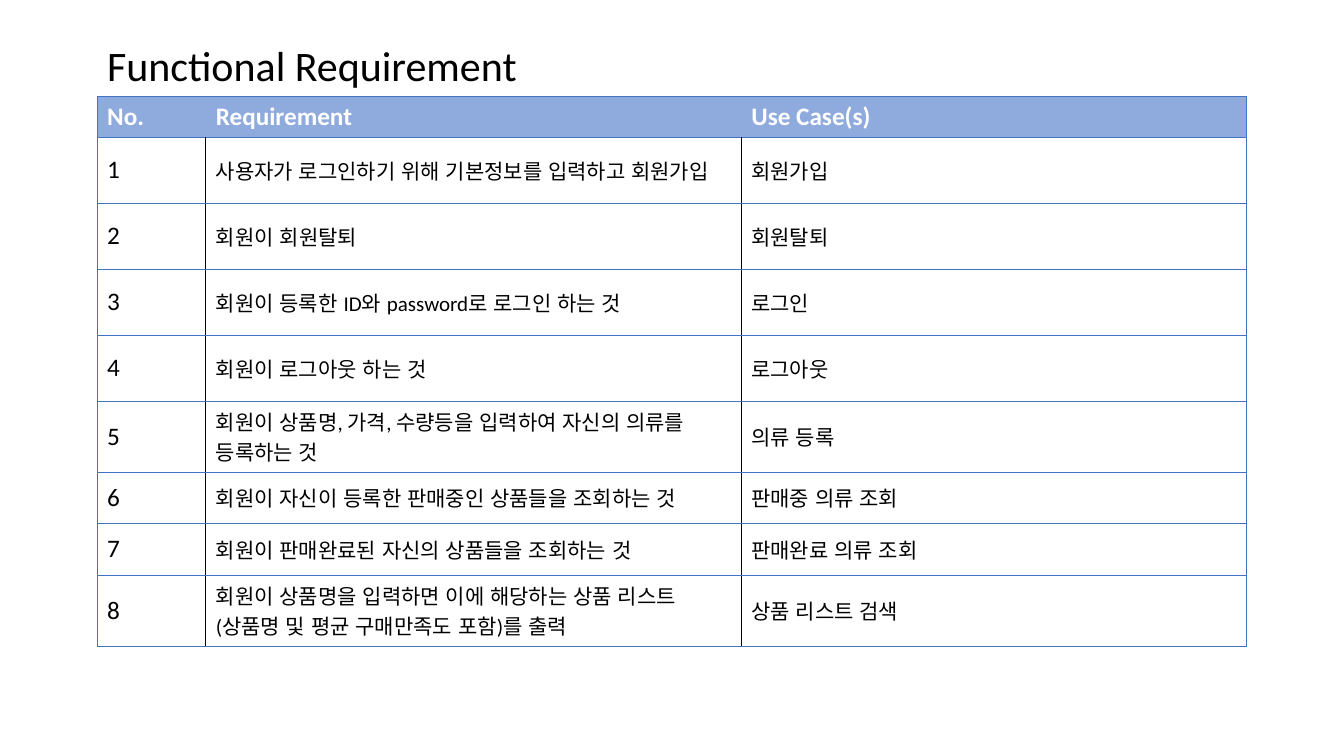
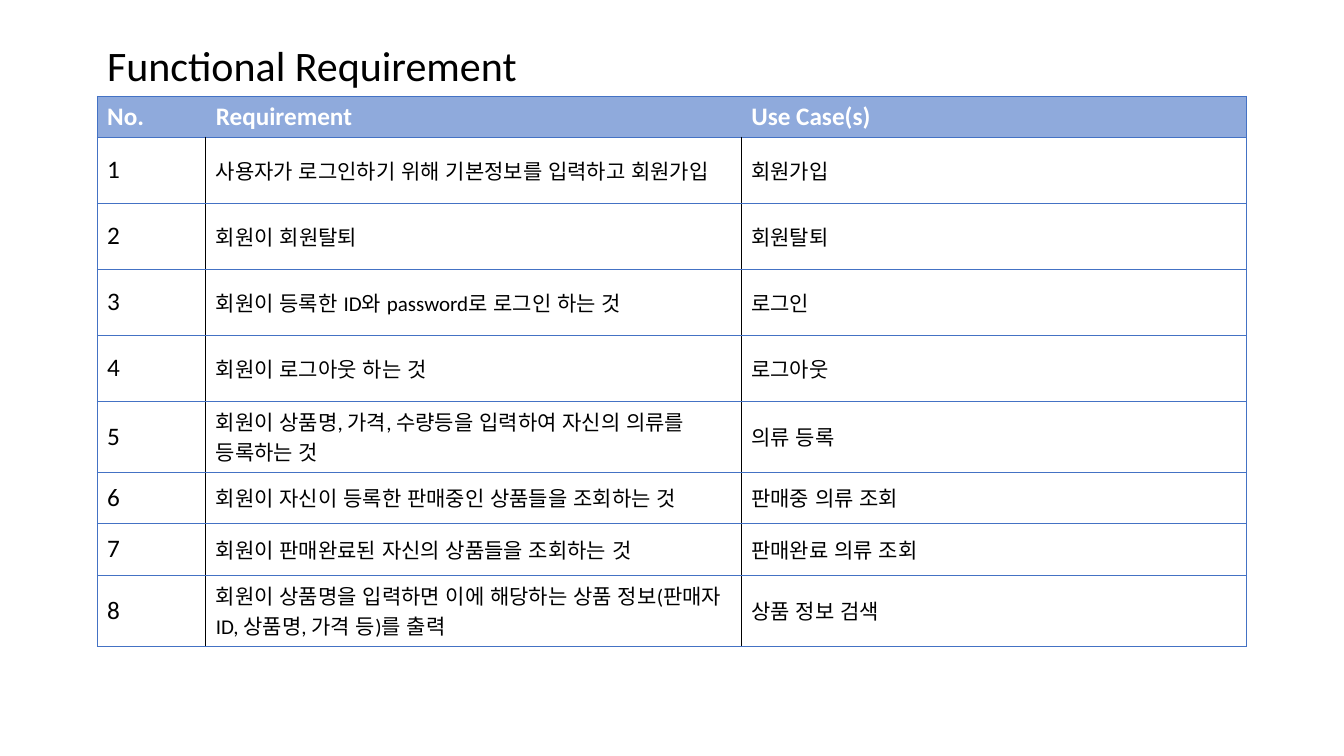
Before and after one commit to bbangnambong/RequirementCapturing, a slide deck: slide 1 of Requirement List.pptx. Drawn at 1344x756 pixels with LibreOffice and Linux fonts; fonts in the diff are those of the drawing. Boxes give left, top, right and bottom in pixels: in the first picture for what was removed or moved away, otherwise in the second. Text is boxed around its words. In the diff, an @@ line names an element or a change of style, - is before the commit and + after.

```diff
--- a/Requirement List.pptx
+++ b/Requirement List.pptx
@@ table at (97,96,1246,641) @@
-row 9, column 2: 회원이 상품명을 입력하면 이에 해당하는 상품 리스트(상품명 및 평균 구매만족도 포함)를 출력
+row 9, column 2: 회원이 상품명을 입력하면 이에 해당하는 상품 정보(판매자ID, 상품명, 가격 등)를 출력
-row 9, column 3: 상품 리스트 검색
+row 9, column 3: 상품 정보 검색
```
Also in this commit, not shown: 2 other files.
